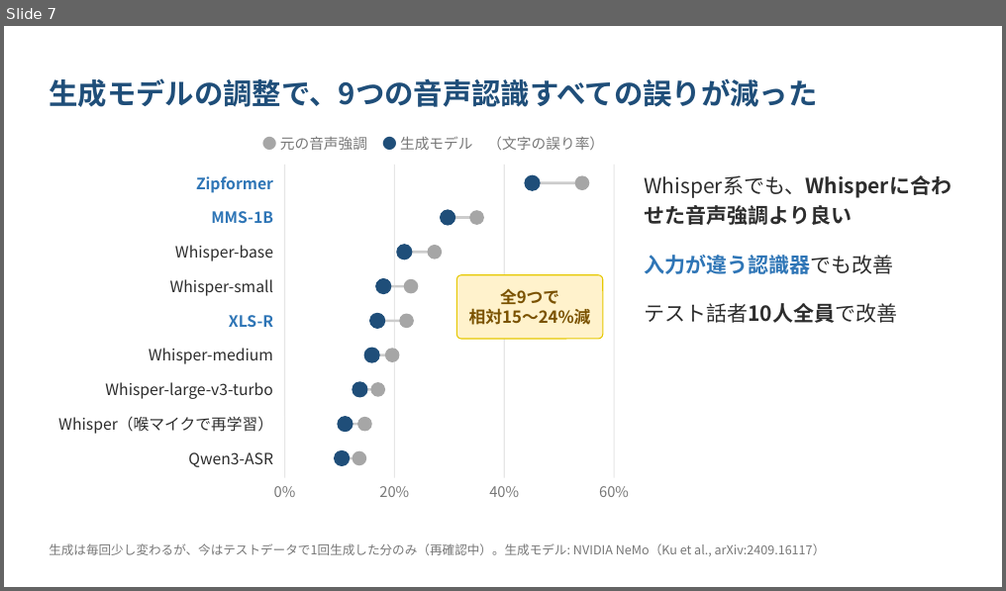
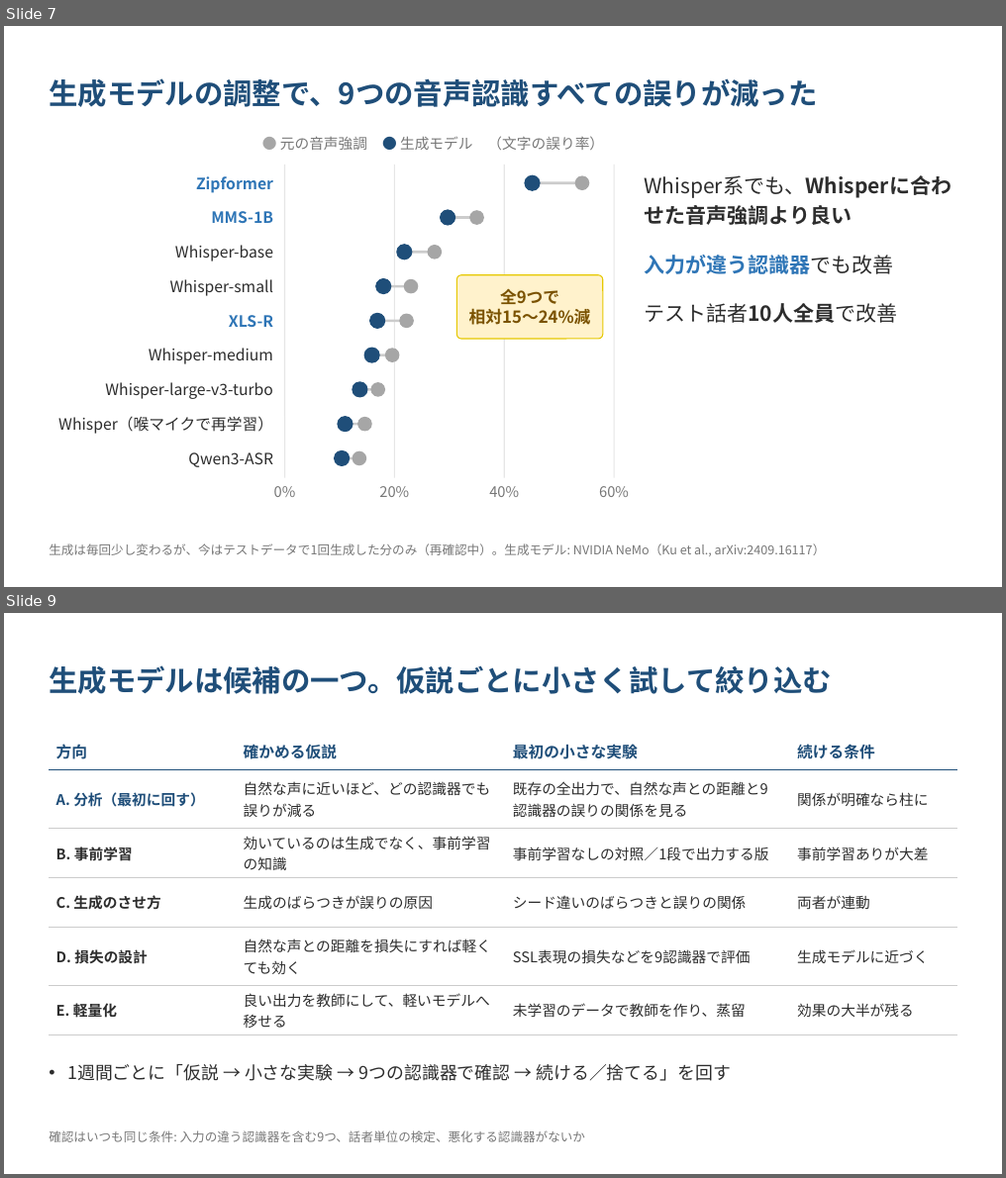
Before and after one commit to kasugayuji0716-art/bone-conduction-research, a slide deck: results/progress_slides_2026-10.pptx. Shown one above the other, each under a label of ours: slide 7 before the commit, slides 7 and 9 after it; the slides between them are not shown. The pictures are 1006x591 and 1006x1178 pixels, drawn with LibreOffice and Linux fonts; fonts in the diff are those of the drawing. Boxes give left, top, right and bottom in pixels: in the first picture for what was removed or moved away, otherwise in the second. Text is boxed around its words. In the diff, an @@ line names an element or a change of style, - is before the commit and + after.

```diff
--- a/results/progress_slides_2026-10.pptx
+++ b/results/progress_slides_2026-10.pptx
@@ slide 9 added at (4,613,1002,1174), background #FFFFFF @@
@@ text added at (49,665,832,694), 28 pt, text #1F4E79, bold @@
+生成モデルは候補の一つ。仮説ごとに小さく試して絞り込む
@@ table added at (49,733,957,1032), 6 rows, 4 columns @@
+方向 | 確かめる仮説 | 最初の小さな実験 | 続ける条件
+A. 分析（最初に回す） | 自然な声に近いほど、どの認識器でも誤りが減る | 既存の全出力で、自然な声との距離と9認識器の誤りの関係を見る | 関係が明確なら柱に
+B. 事前学習 | 効いているのは生成でなく、事前学習の知識 | 事前学習なしの対照／1段で出力する版 | 事前学習ありが大差
+C. 生成のさせ方 | 生成のばらつきが誤りの原因 | シード違いのばらつきと誤りの関係 | 両者が連動
+D. 損失の設計 | 自然な声との距離を損失にすれば軽くても効く | SSL表現の損失などを9認識器で評価 | 生成モデルに近づく
+E. 軽量化 | 良い出力を教師にして、軽いモデルへ移せる | 未学習のデータで教師を作り、蒸留 | 効果の大半が残る
@@ text added at (67,1064,731,1081), 17 pt, text #2D2D2D @@
+• 1週間ごとに「仮説 → 小さな実験 → 9つの認識器で確認 → 続ける／捨てる」を回す
@@ text added at (49,1131,585,1143), 12 pt, text #777777 @@
+確認はいつも同じ条件: 入力の違う認識器を含む9つ、話者単位の検定、悪化する認識器がないか
```
Also in this commit, not shown: 1 other slide added, 1 slide removed, 2 other files.
